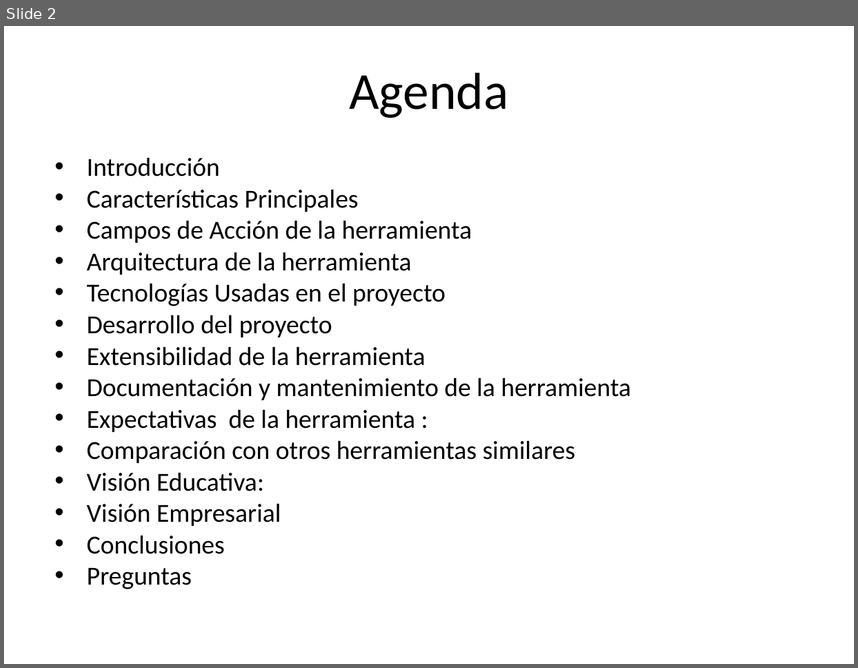
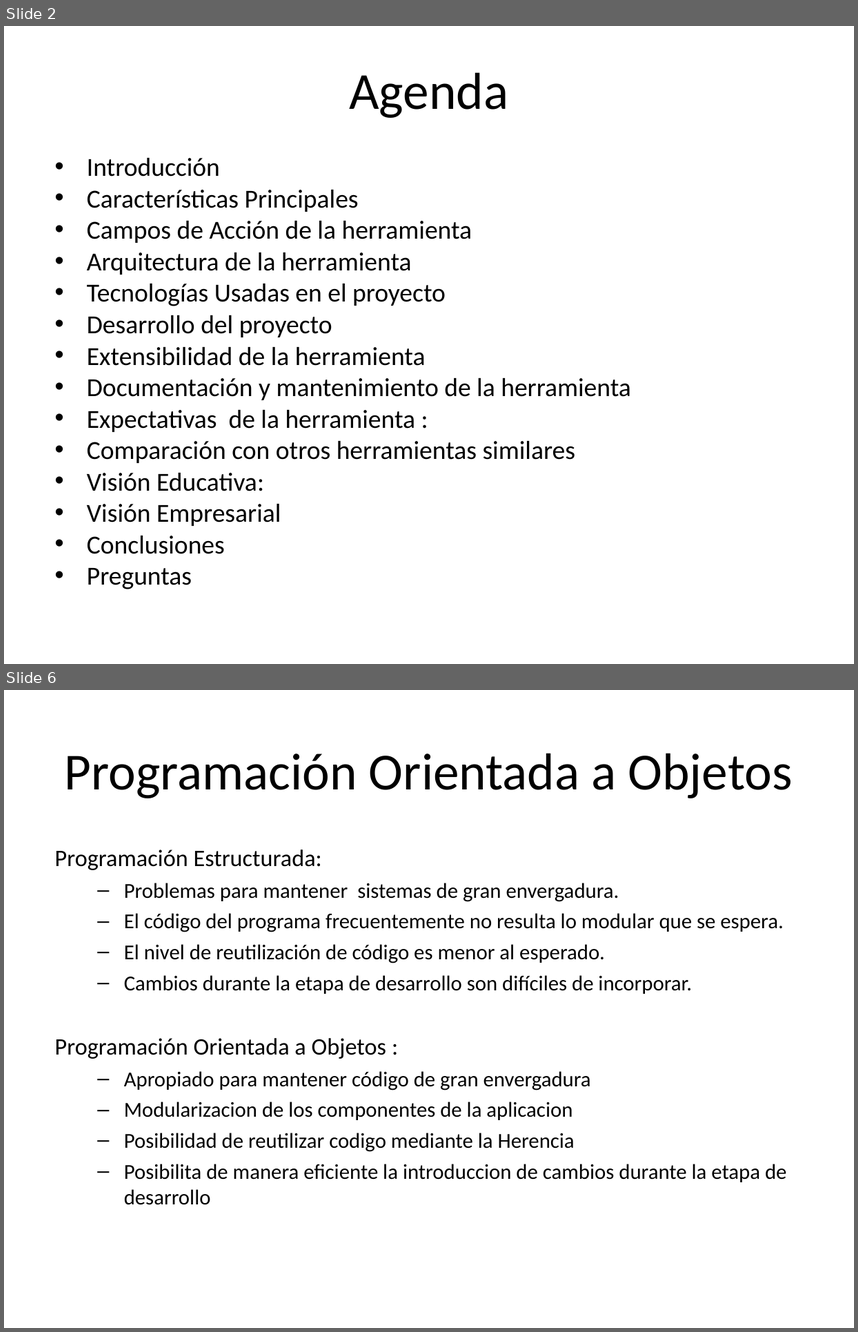
Before and after one commit to Xavinightshade/ipsimulator, a slide deck: presentacion/Presentacion Simulador Redes.ppt. Shown one above the other, each under a label of ours: slide 2 before the commit, slides 2 and 6 after it; the slides between them are not shown. The pictures are 858x668 and 858x1332 pixels, drawn with LibreOffice and Linux fonts; fonts in the diff are those of the drawing. Boxes give left, top, right and bottom in pixels: in the first picture for what was removed or moved away, otherwise in the second. Text is boxed around its words. In the diff, an @@ line names an element or a change of style, - is before the commit and + after.

```diff
--- a/presentacion/Presentacion Simulador Redes.ppt
+++ b/presentacion/Presentacion Simulador Redes.ppt
@@ slide 6 added at (x1=4, y1=690, x2=854, y2=1328), background #FFFFFF @@
@@ title added at (x1=65, y1=753, x2=793, y2=798), 44 pt, text #000000 @@
+Programación Orientada a Objetos
@@ text added at (x1=55, y1=849, x2=786, y2=1205), 18 pt, text #000000 @@
+Programación Estructurada:
+  – Problemas para mantener sistemas de gran envergadura.
+  – El código del programa frecuentemente no resulta lo modular que se espera.
+  – El nivel de reutilización de código es menor al esperado.
+  – Cambios durante la etapa de desarrollo son difíciles de incorporar.
+Programación Orientada a Objetos :
+  – Apropiado para mantener código de gran envergadura
+  – Modularizacion de los componentes de la aplicacion
+  – Posibilidad de reutilizar codigo mediante la Herencia
+  – Posibilita de manera eficiente la introduccion de cambios durante la etapa de desarrollo
```
Also in this commit, not shown: 1 slide changed, 29 other slides added, 2 slides removed.
